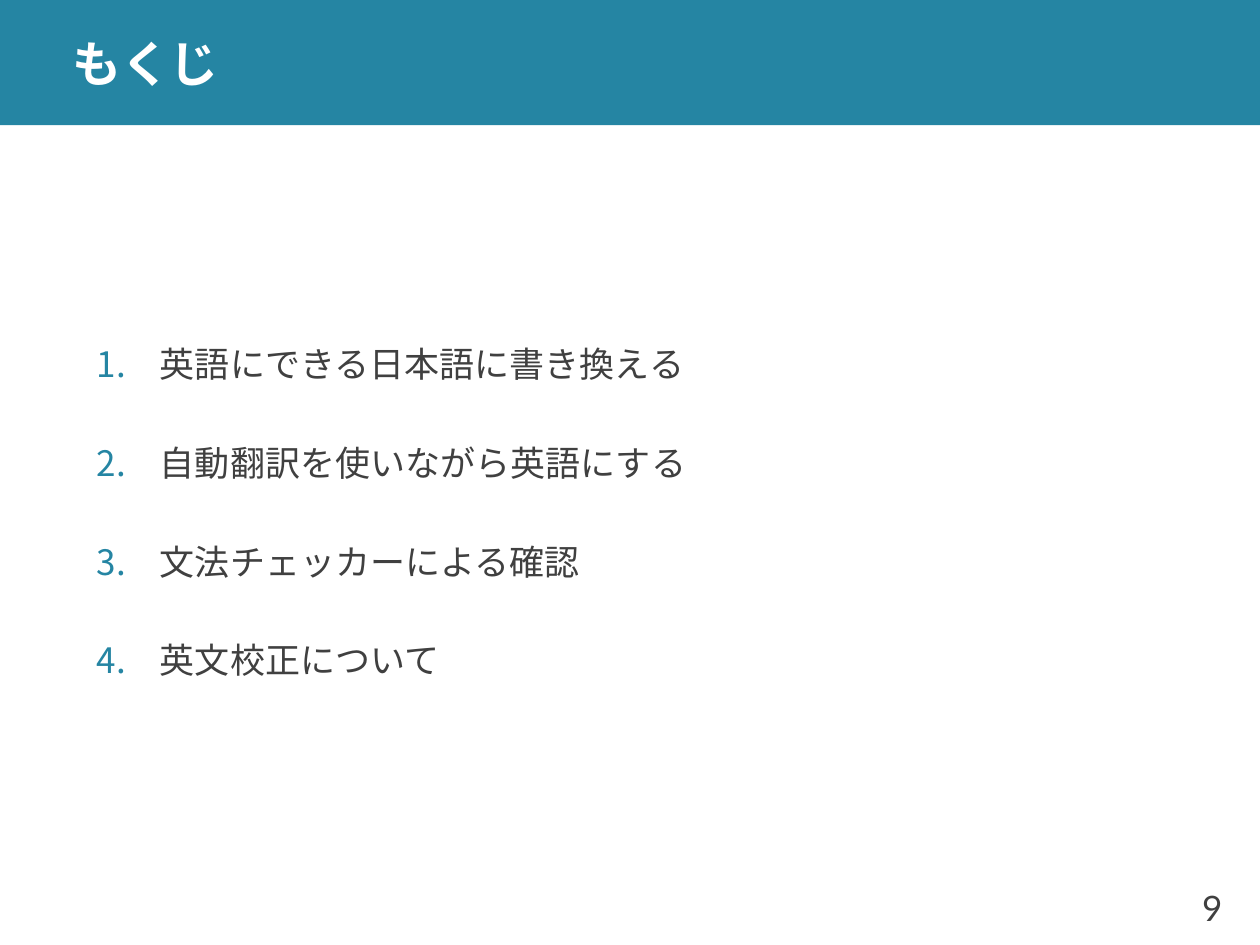
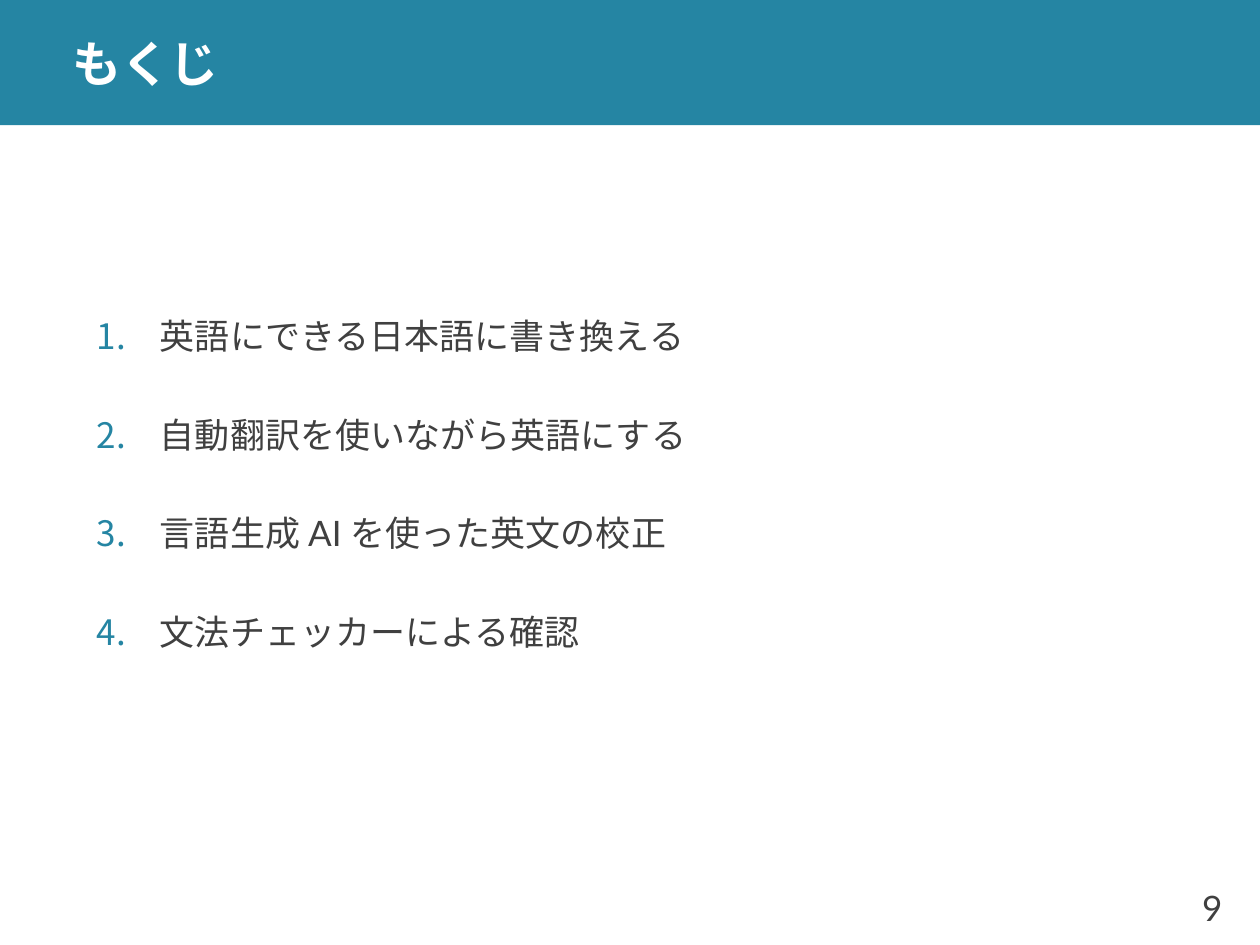
Before and after one commit to shioya-lab/how-to, a slide deck: slide 9 of translation.pptx. Drawn at 1260x945 pixels with LibreOffice and Linux fonts; fonts in the diff are those of the drawing. Boxes give left, top, right and bottom in pixels: in the first picture for what was removed or moved away, otherwise in the second. Text is boxed around its words. In the diff, an @@ line names an element or a change of style, - is before the commit and + after.

Commit message:
translation を v4 に
校正を ChatGPT を使った方法に変更

```diff
--- a/translation.pptx
+++ b/translation.pptx
@@ text at <box>160,516,666,549</box>: paragraph added @@
+3. 言語生成 AI を使った英文の校正
@@ text at <box>160,643,439,676</box>: paragraph removed @@
-4. 英文校正について
```
Also in this commit, not shown: 14 other slides changed, 6 slides added, 1 slide removed, 2 other files.
